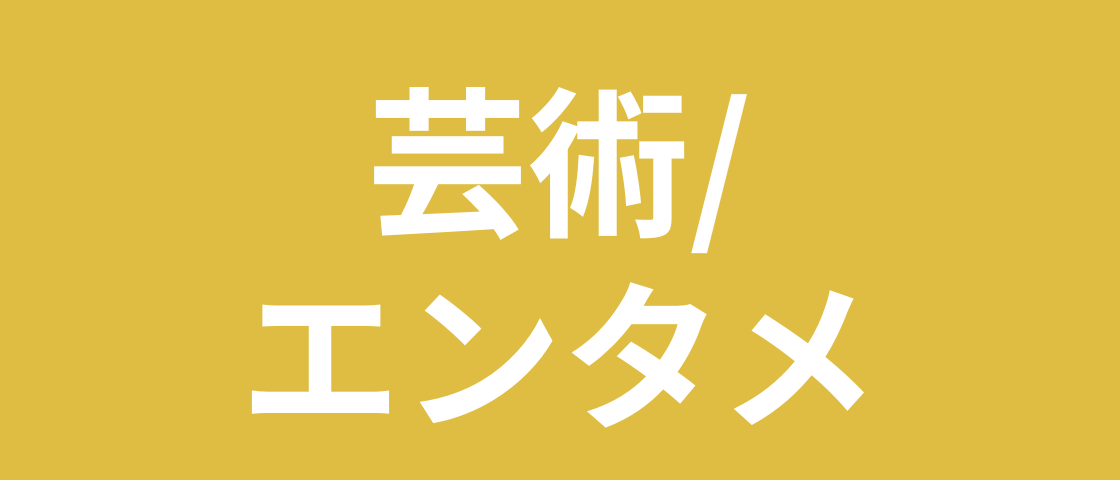
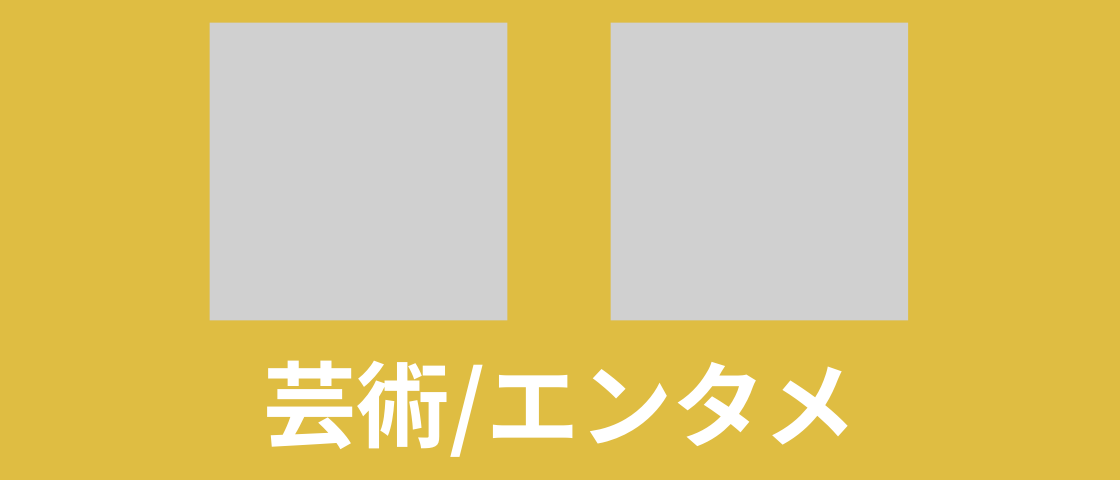
Before and after one commit to GreenBAKARI/kocote, a slide deck: slide 4 of img/コンテンツ.pptx (slide 3 before the commit). Drawn at 1120x480 pixels with LibreOffice and Linux fonts; fonts in the diff are those of the drawing; grey boxes stand for pictures. Boxes give left, top, right and bottom in pixels: in the first picture for what was removed or moved away, otherwise in the second. Text is boxed around its words. In the diff, an @@ line names an element or a change of style, - is before the commit and + after.

```diff
--- a/img/コンテンツ.pptx
+++ b/img/コンテンツ.pptx
@@ picture added at (x1=210, y1=23, x2=507, y2=320) @@
@@ picture added at (x1=611, y1=23, x2=908, y2=320) @@
@@ text at (x1=263, y1=360, x2=856, y2=457): text changed; size 138 to 80 pt @@
-芸術/
-エンタメ
+芸術/エンタメ
```
Also in this commit, not shown: 13 other slides changed, 3 slides added, 2 slides removed, 23 other files.
